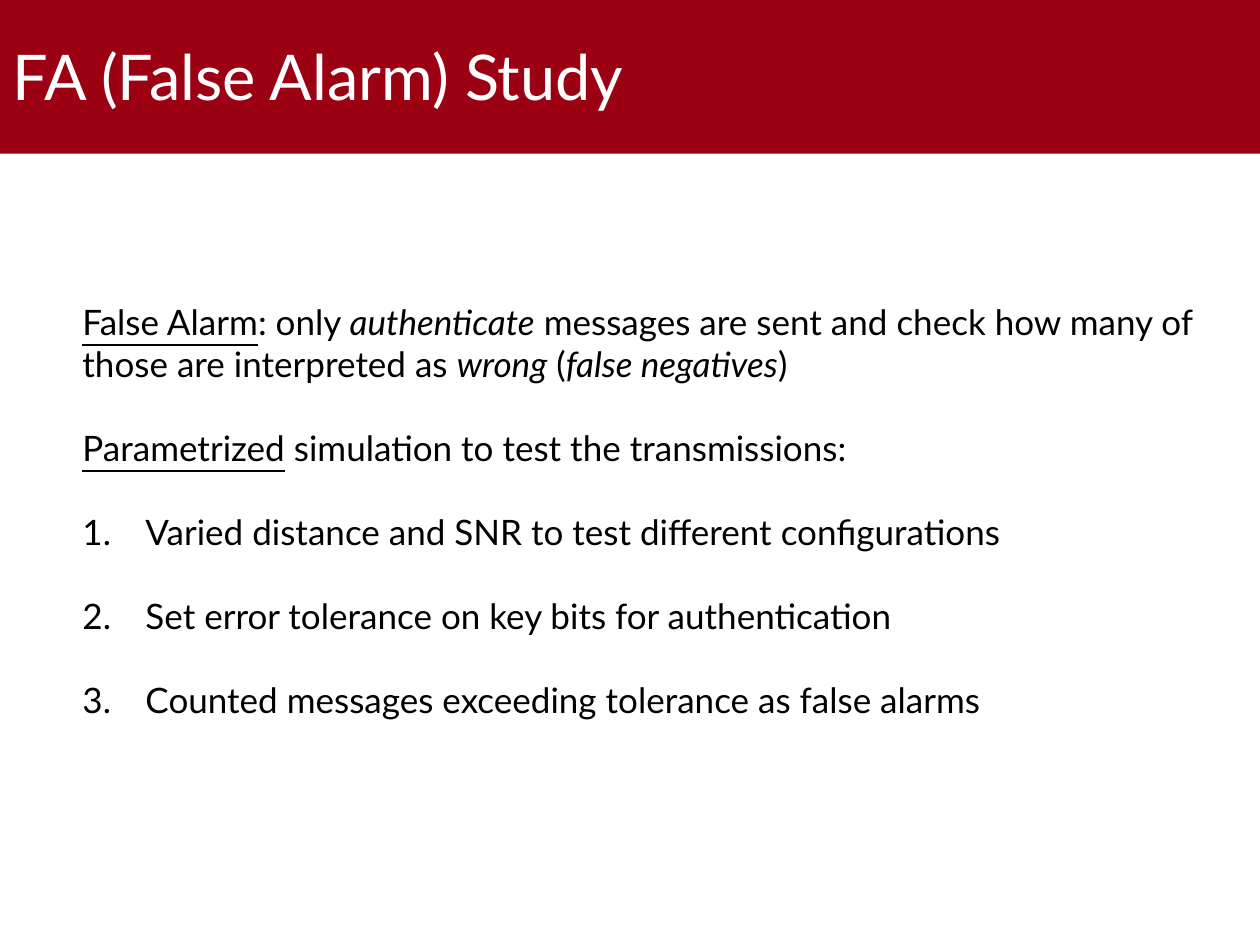
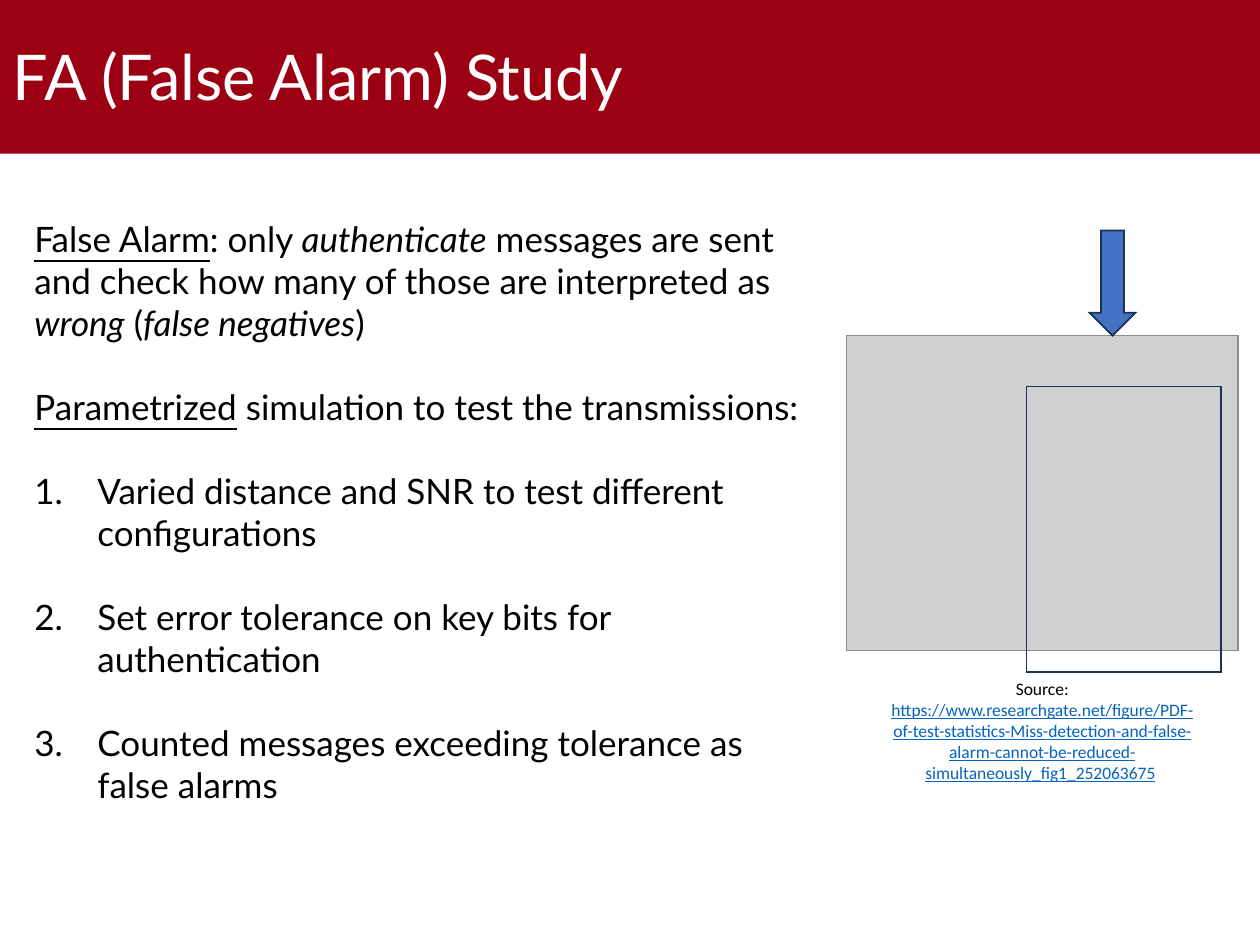
Before and after one commit to gabrielrovesti/PLA-Bluetooth-Environment, a slide deck: slide 7 of Third Part - Physical Layer Device Authentication/Slides/PLA Bluetooth Environment.pptx (slide 8 before the commit). Drawn at 1260x945 pixels with LibreOffice and Linux fonts; fonts in the diff are those of the drawing; grey boxes stand for pictures; background and template pictures are left out. Boxes give left, top, right and bottom in pixels: in the first picture for what was removed or moved away, otherwise in the second. Text is boxed around its words. In the diff, an @@ line names an element or a change of style, - is before the commit and + after.

Commit message:
Minimal edits to slides
- Added some good figures + shapes
- Removed useless slide
- Added page numbers

```diff
--- a/Third Part - Physical Layer Device Authentication/Slides/PLA Bluetooth Environment.pptx
+++ b/Third Part - Physical Layer Device Authentication/Slides/PLA Bluetooth Environment.pptx
@@ text "False Alarm: only authenticate messages ..." rewrapped from (82,309,1193,720) to (34,226,798,799) @@
@@ down arrow added at (1090,231,1135,335), fill #4472C4, outline #1E3256 1 pt @@
@@ picture added at (847,335,1239,650) @@
@@ rectangle added at (1027,387,1222,672), outline #1E3256 1 pt @@
@@ text added at (891,683,1193,782), 10 pt, text #0563C1, underline @@
+Source:
+https://www.researchgate.net/figure/PDF-of-test-statistics-Miss-detection-and-false-alarm-cannot-be-reduced-simultaneously_fig1_252063675
```
Also in this commit, not shown: 9 other slides changed, 1 slide removed.
